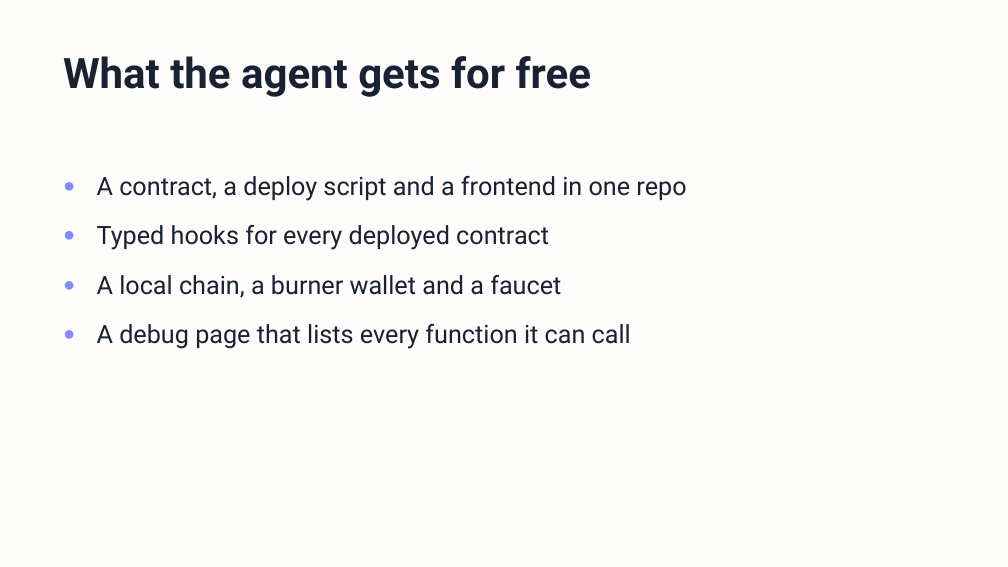
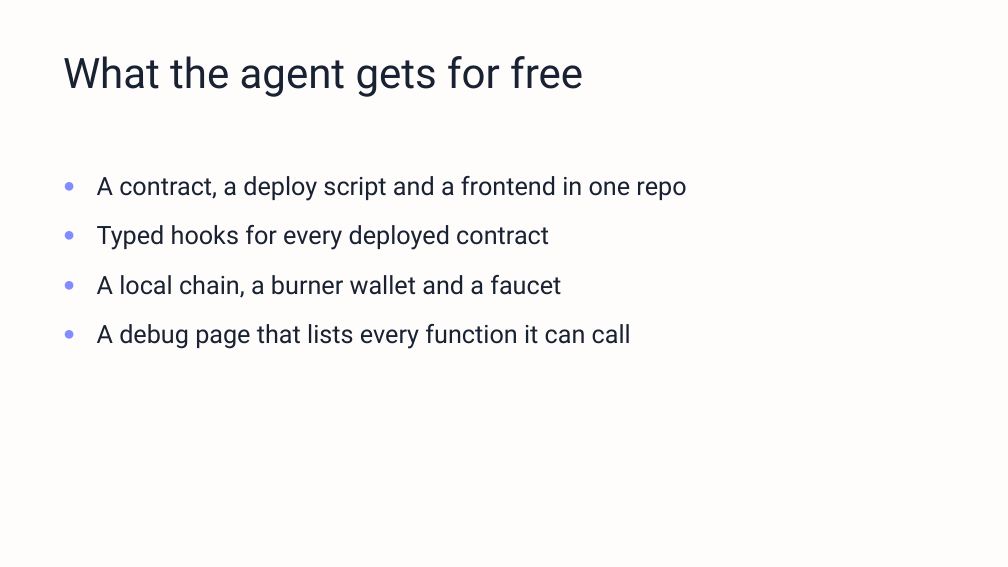
Before and after one commit to technophile-04/devcon-8-mumbai, a slide deck: slide 3 of template/buidlguidl-devcon8.pptx. Drawn at 1008x567 pixels with LibreOffice and Linux fonts; fonts in the diff are those of the drawing; background and template pictures are left out. Boxes give left, top, right and bottom in pixels: in the first picture for what was removed or moved away, otherwise in the second. Text is boxed around its words. In the diff, an @@ line names an element or a change of style, - is before the commit and + after.

```diff
--- a/template/buidlguidl-devcon8.pptx
+++ b/template/buidlguidl-devcon8.pptx
@@ title "What the agent gets for ..." at bbox=[63, 56, 583, 97]: bold off @@
```
Also in this commit, not shown: 10 other slides changed, 17 other files.
